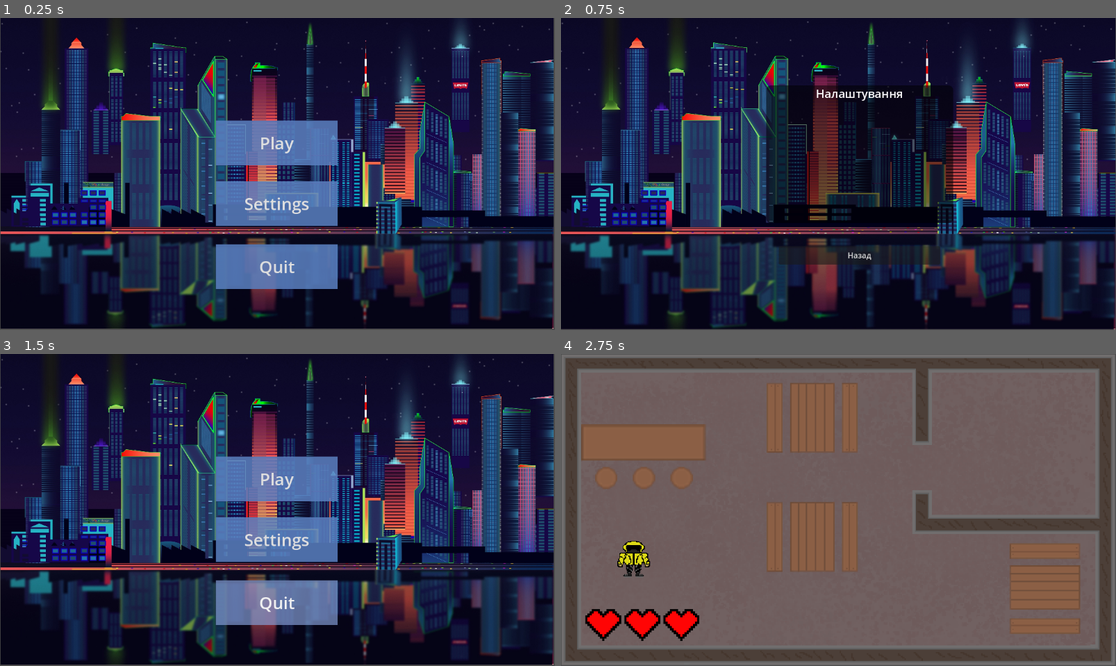
Above: before the commit, frames 1-4 (two rows, left to right).
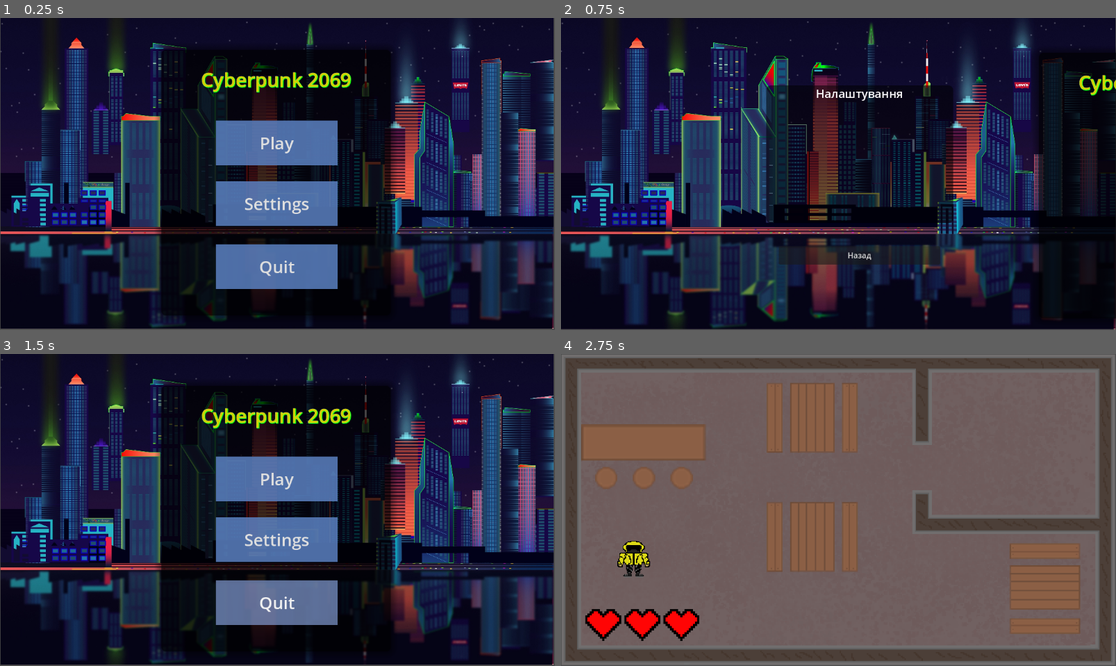
Above: after the commit, the same moments.

Repository: liketaurus/SE-practice-template
Game: Godot game, scene res://Scenes/menu.tscn
The game is run twice, just before and just after one commit, with the same random seed, the same clock (stepped at 60 frames per second) and the same inputs.
Inputs:
- Up to frame 1 (0.25 s): no input
- Up to frame 2 (0.75 s): click "Settings" at 0.5 s
- Up to frame 3 (1.5 s): click "Назад" at 1.25 s
- Up to frame 4 (2.75 s): click "Play" at 2 s

The runs differ from the first frame. In frame 1, 22% of the frame differs, in the area x 28-72%, y 8-97%; in frame 2, 11%; in frame 3, 23%; in frame 4, nothing differs.

Commit message:
menu

Diff:
--- a/src/Cyberpunk2069/Scenes/menu.tscn
+++ b/src/Cyberpunk2069/Scenes/menu.tscn
@@ -1,7 +1,24 @@
-[gd_scene load_steps=5 format=3 uid="uid://cneu1l0jfnksk"]
+[gd_scene load_steps=7 format=3 uid="uid://cneu1l0jfnksk"]
 
 [ext_resource type="Script" path="res://Scripts/menu.gd" id="1_7wt4u"]
 [ext_resource type="Texture2D" uid="uid://c8ywycbmqvmkv" path="res://Textures/MenuImage.jpg" id="2_oi3x8"]
+
+[sub_resource type="StyleBoxFlat" id="StyleBoxFlat_pkekb"]
+content_margin_top = 34.0
+bg_color = Color(0, 0, 0, 0.537255)
+corner_radius_top_left = 10
+corner_radius_top_right = 10
+corner_radius_bottom_right = 10
+corner_radius_bottom_left = 10
+shadow_color = Color(0, 0, 0, 0.396078)
+shadow_size = 15
+
+[sub_resource type="LabelSettings" id="LabelSettings_wvoer"]
+font_size = 40
+font_color = Color(0.823529, 0.823529, 0, 1)
+outline_size = 1
+shadow_size = 3
+shadow_color = Color(0, 1, 0, 1)
 
 [sub_resource type="StyleBoxFlat" id="StyleBoxFlat_0qh6s"]
 bg_color = Color(0.352941, 0.501961, 0.752941, 0.854902)
@@ -16,6 +33,17 @@
 position = Vector2(575, 322)
 scale = Vector2(0.299106, 0.299106)
 texture = ExtResource("2_oi3x8")
+
+[node name="Label2" type="Label" parent="."]
+offset_left = 335.0
+offset_top = 66.0
+offset_right = 811.0
+offset_bottom = 618.0
+theme_override_font_sizes/font_size = 40
+theme_override_styles/normal = SubResource("StyleBoxFlat_pkekb")
+text = "Cyberpunk 2069"
+label_settings = SubResource("LabelSettings_wvoer")
+horizontal_alignment = 1
 
 [node name="Play" type="Button" parent="."]
 offset_left = 448.0
--- a/src/Cyberpunk2069/Scenes/settings.tscn
+++ b/src/Cyberpunk2069/Scenes/settings.tscn
@@ -10,6 +10,23 @@
 corner_radius_bottom_right = 10
 corner_radius_bottom_left = 10
 corner_detail = 20
+
+[sub_resource type="StyleBoxFlat" id="StyleBoxFlat_5snvt"]
+content_margin_top = 34.0
+bg_color = Color(0, 0, 0, 0.537255)
+corner_radius_top_left = 10
+corner_radius_top_right = 10
+corner_radius_bottom_right = 10
+corner_radius_bottom_left = 10
+shadow_color = Color(0, 0, 0, 0.396078)
+shadow_size = 15
+
+[sub_resource type="LabelSettings" id="LabelSettings_nsysf"]
+font_size = 40
+font_color = Color(0.823529, 0.823529, 0, 1)
+outline_size = 1
+shadow_size = 3
+shadow_color = Color(0, 1, 0, 1)
 
 [node name="Settings" type="Node2D"]
 script = ExtResource("1_kolho")
@@ -36,4 +53,15 @@
 text = "Налаштування"
 horizontal_alignment = 1
 
+[node name="Label2" type="Label" parent="."]
+offset_left = 992.0
+offset_top = 72.0
+offset_right = 1468.0
+offset_bottom = 624.0
+theme_override_font_sizes/font_size = 40
+theme_override_styles/normal = SubResource("StyleBoxFlat_5snvt")
+text = "Cyberpunk 2069"
+label_settings = SubResource("LabelSettings_nsysf")
+horizontal_alignment = 1
+
 [connection signal="pressed" from="Button" to="." method="_on_button_pressed"]
Not shown: 1 places in src/Cyberpunk2069/Scenes/settings.tscn that only renumber resources
